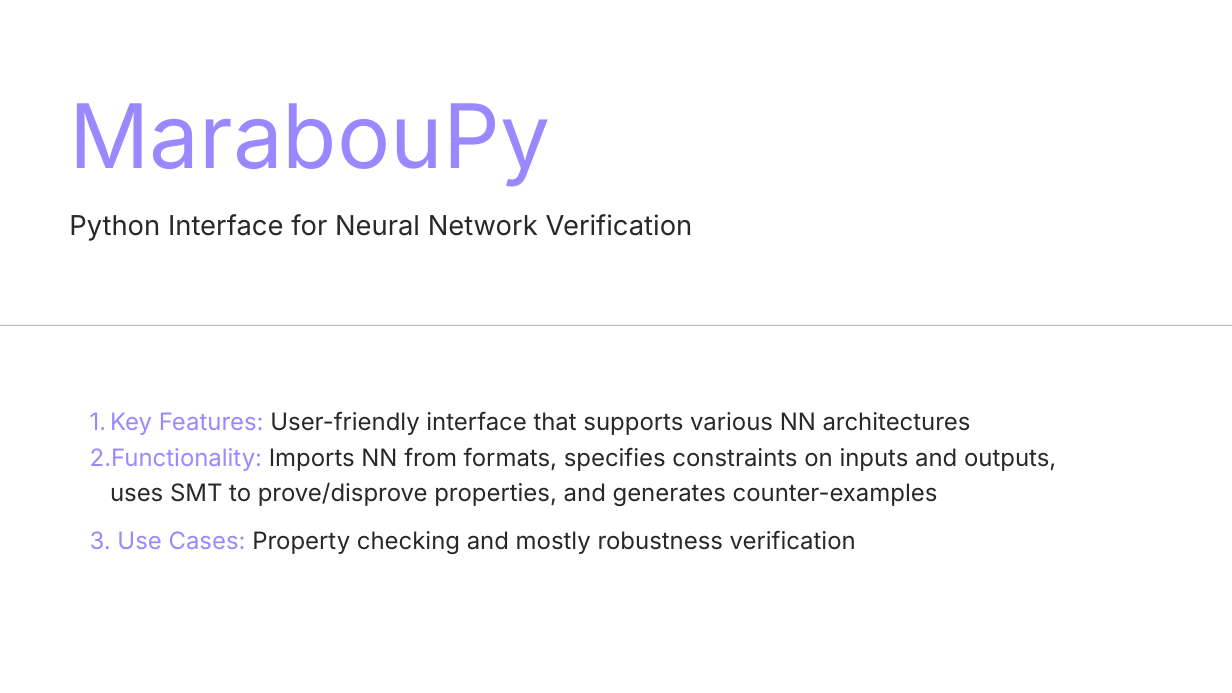
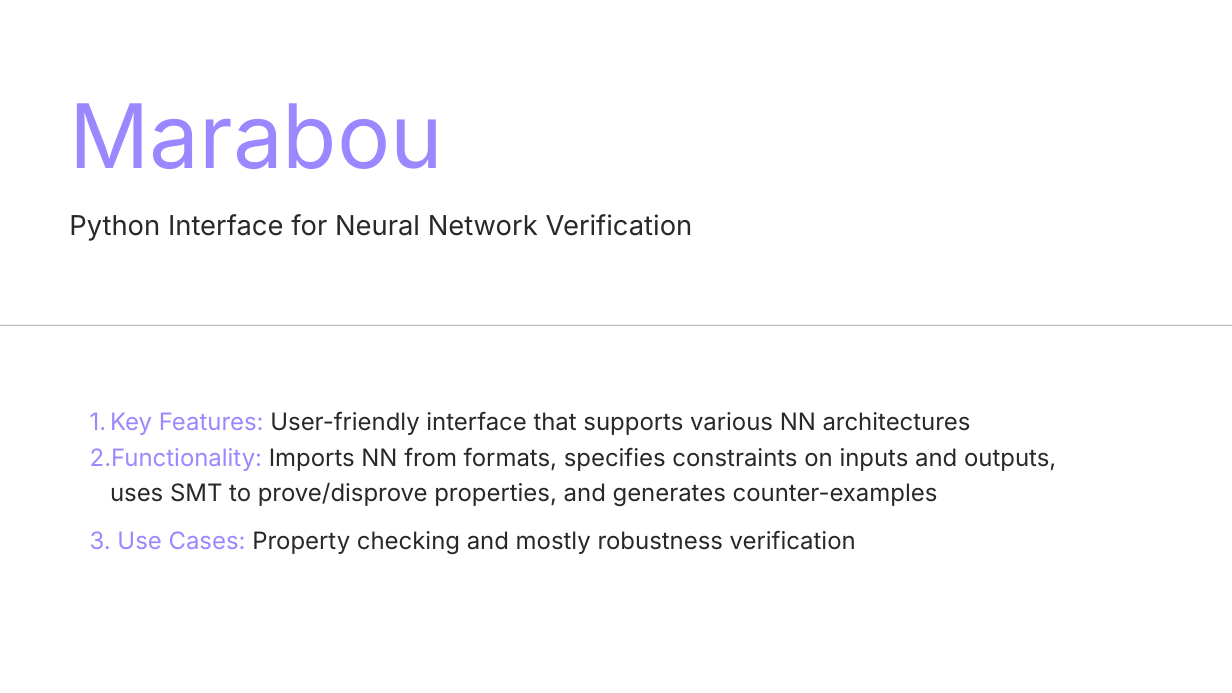
Before and after one commit to Dekel23/Sokoban-DRL, a slide deck: slide 10 of presentation.pptx. Drawn at 1232x693 pixels with LibreOffice and Linux fonts; fonts in the diff are those of the drawing. Boxes give left, top, right and bottom in pixels: in the first picture for what was removed or moved away, otherwise in the second. Text is boxed around its words. In the diff, an @@ line names an element or a change of style, - is before the commit and + after.

```diff
--- a/presentation.pptx
+++ b/presentation.pptx
@@ text at (x1=69, y1=103, x2=443, y2=169): text changed @@
-MarabouPy
+Marabou
```
Also in this commit, not shown: 3 other slides changed, 1 other file.
